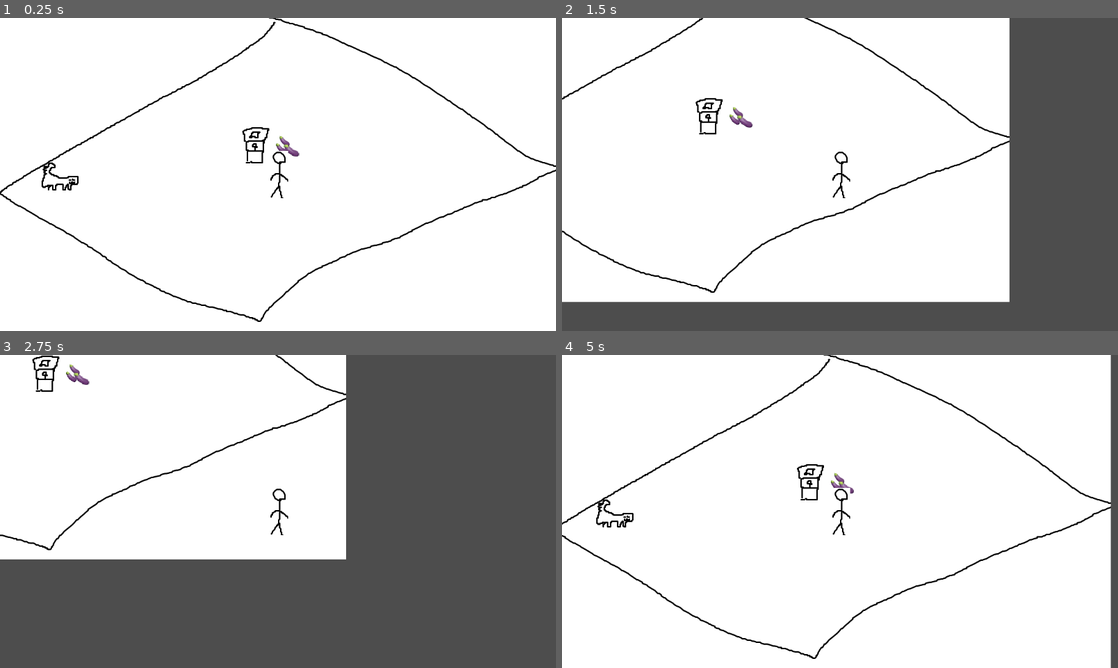
Above: before the commit, frames 1-4 (two rows, left to right).
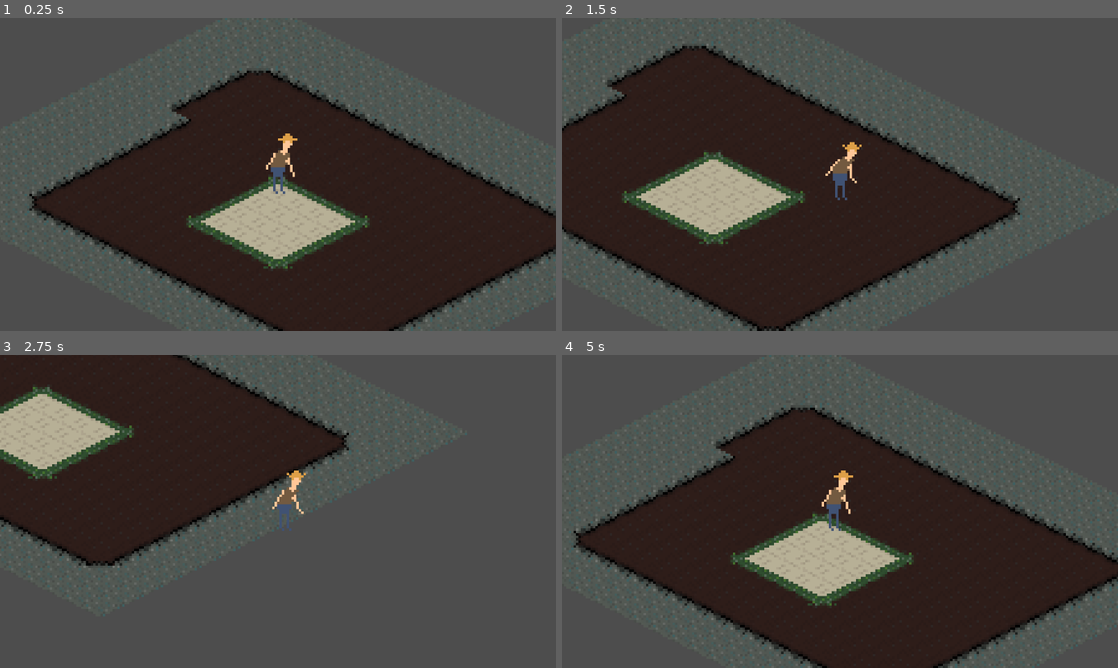
Above: after the commit, the same moments.

Repository: henreedev/final-farm
Game: Godot game, scene res://scenes/main.tscn
The game is run twice, just before and just after one commit, with the same random seed, the same clock (stepped at 60 frames per second) and the same inputs.
Inputs:
- Up to frame 1 (0.25 s): no input
- Up to frame 2 (1.5 s): hold D (Right) 0.53-1.28 s; hold S (Down) from 1.28 s (still down)
- Up to frame 3 (2.75 s): release S (Down) at 2.03 s; hold D (Right) from 2.03 s (still down)
- Up to frame 4 (5 s): release D (Right) at 2.78 s; hold W (Up) 2.78-3.53 s; hold A (Left) from 3.53 s (still down)

The runs differ from the first frame. In frame 1, 100% of the frame differs, in the area x 0-100%, y 0-100%; in frame 2, 75%; in frame 3, 41%; in frame 4, 99%.

Commit message:
add player art, adjust camera

Diff:
--- a/project.godot
+++ b/project.godot
@@ -18,10 +18,8 @@
 [display]
 
 window/stretch/mode="viewport"
+"<<<<<<<HEAD[rendering]textures/canvas_textures/default_texture_filter"=0
 
-[rendering]
-
-textures/canvas_textures/default_texture_filter=0
 [input]
 
 Left={
@@ -48,3 +46,12 @@
 , Object(InputEventKey,"resource_local_to_scene":false,"resource_name":"","device":-1,"window_id":0,"alt_pressed":false …(186 unchanged characters)…
 ]
 }
+
+[physics]
+
+common/physics_jitter_fix=0.0
+common/physics_interpolation=true
+
+[rendering]
+
+textures/canvas_textures/default_texture_filter=0
--- a/scenes/main.tscn
+++ b/scenes/main.tscn
@@ -1,7 +1,7 @@
-[gd_scene load_steps=5 format=3 uid="uid://bxqqm0fji2wwm"]
+[gd_scene load_steps=4 format=3 uid="uid://bxqqm0fji2wwm"]
 
-[ext_resource type="Texture2D" uid="uid://q40sab6e1csr" path="res://resources/placeholder_bg.png" id="1_m2syv"]
-[ext_resource type="PackedScene" uid="uid://bp5jromeq7qtt" path="res://scenes/player/player.tscn" id="2_1vtnu"]
+[ext_resource type="PackedScene" uid="uid://c5dhqb4exnv2r" path="res://scenes/map/map.tscn" id="1_mpqdt"]
+[ext_resource type="PackedScene" uid="uid://cem6gwr7id7u8" path="res://scenes/player/player.tscn" id="2_1vtnu"]
 
 [sub_resource type="GDScript" id="GDScript_8cn2p"]
 script/source = "extends Node2D
@@ -17,23 +17,9 @@
 	pass
 "
 
-[sub_resource type="SpriteFrames" id="SpriteFrames_5d2gu"]
-animations = [{
-"frames": [{
-"duration": 1.0,
-"texture": ExtResource("1_m2syv")
-}],
-"loop": true,
-"name": &"default",
-"speed": 5.0
-}]
-
 [node name="Main" type="Node2D"]
 script = SubResource("GDScript_8cn2p")
 
-[node name="AnimatedSprite2D" type="AnimatedSprite2D" parent="."]
-sprite_frames = SubResource("SpriteFrames_5d2gu")
+[node name="Map" parent="." instance=ExtResource("1_mpqdt")]
 
 [node name="Player" parent="." instance=ExtResource("2_1vtnu")]
-
-[node name="Camera2D" type="Camera2D" parent="Player"]
--- a/scenes/player/player.gd
+++ b/scenes/player/player.gd
@@ -1,7 +1,7 @@
 extends CharacterBody2D
 
 
-const SPEED = 300.0
+const SPEED = 70.0
 
 
 func _physics_process(delta: float) -> void:
--- a/scenes/player/player.tscn
+++ b/scenes/player/player.tscn
@@ -1,46 +1,341 @@
-[gd_scene load_steps=8 format=3 uid="uid://bp5jromeq7qtt"]
+[gd_scene load_steps=42 format=3 uid="uid://cem6gwr7id7u8"]
 
 [ext_resource type="Script" path="res://scenes/player/player.gd" id="1_4cvge"]
-[ext_resource type="Texture2D" uid="uid://0xloa3cnx180" path="res://resources/Untitled.png" id="2_wx2ex"]
-
-[sub_resource type="AtlasTexture" id="AtlasTexture_yd0r7"]
-atlas = ExtResource("2_wx2ex")
-region = Rect2(462, 196, 42, 98)
-
-[sub_resource type="AtlasTexture" id="AtlasTexture_ukj5e"]
-atlas = ExtResource("2_wx2ex")
-region = Rect2(504, 196, 42, 98)
+[ext_resource type="Texture2D" uid="uid://dim6b6vi1leqo" path="res://assets/image/player/mc-legs-spritesheet.png" id="2_v527p"]
+[ext_resource type="Texture2D" uid="uid://bln5p1i8434oy" path="res://assets/image/player/mc-arms-spritesheet.png" id="3_rm0ig"]
+
+[sub_resource type="CapsuleShape2D" id="CapsuleShape2D_aija1"]
+radius = 1.0
+height = 16.0
+
+[sub_resource type="CapsuleShape2D" id="CapsuleShape2D_vc0j8"]
+radius = 2.0
+height = 4.0
+
+[sub_resource type="AtlasTexture" id="AtlasTexture_a6ka1"]
+atlas = ExtResource("2_v527p")
+region = Rect2(0, 0, 32, 32)
+
+[sub_resource type="AtlasTexture" id="AtlasTexture_t6g74"]
+atlas = ExtResource("2_v527p")
+region = Rect2(32, 0, 32, 32)
+
+[sub_resource type="AtlasTexture" id="AtlasTexture_vngc0"]
+atlas = ExtResource("2_v527p")
+region = Rect2(0, 32, 32, 32)
+
+[sub_resource type="AtlasTexture" id="AtlasTexture_m6ruq"]
+atlas = ExtResource("2_v527p")
+region = Rect2(32, 32, 32, 32)
+
+[sub_resource type="AtlasTexture" id="AtlasTexture_wcgb3"]
+atlas = ExtResource("2_v527p")
+region = Rect2(64, 32, 32, 32)
+
+[sub_resource type="AtlasTexture" id="AtlasTexture_m5h2x"]
+atlas = ExtResource("2_v527p")
+region = Rect2(96, 32, 32, 32)
+
+[sub_resource type="AtlasTexture" id="AtlasTexture_t8qon"]
+atlas = ExtResource("2_v527p")
+region = Rect2(0, 64, 32, 32)
+
+[sub_resource type="AtlasTexture" id="AtlasTexture_y5yqc"]
+atlas = ExtResource("2_v527p")
+region = Rect2(32, 64, 32, 32)
+
+[sub_resource type="AtlasTexture" id="AtlasTexture_xgb4i"]
+atlas = ExtResource("2_v527p")
+region = Rect2(64, 64, 32, 32)
+
+[sub_resource type="AtlasTexture" id="AtlasTexture_vmeuy"]
+atlas = ExtResource("2_v527p")
+region = Rect2(96, 64, 32, 32)
+
+[sub_resource type="SpriteFrames" id="SpriteFrames_0iv6x"]
+animations = [{
+"frames": [{
+"duration": 1.0,
+"texture": SubResource("AtlasTexture_a6ka1")
+}, {
+"duration": 1.0,
+"texture": SubResource("AtlasTexture_t6g74")
+}],
+"loop": true,
+"name": &"idle",
+"speed": 2.5
+}, {
+"frames": [{
+"duration": 1.0,
+"texture": SubResource("AtlasTexture_vngc0")
+}, {
+"duration": 1.0,
+"texture": SubResource("AtlasTexture_m6ruq")
+}, {
+"duration": 1.0,
+"texture": SubResource("AtlasTexture_wcgb3")
+}, {
+"duration": 1.0,
+"texture": SubResource("AtlasTexture_m5h2x")
+}],
+"loop": true,
+"name": &"run",
+"speed": 5.0
+}, {
+"frames": [{
+"duration": 1.0,
+"texture": SubResource("AtlasTexture_t8qon")
+}, {
+"duration": 1.0,
+"texture": SubResource("AtlasTexture_y5yqc")
+}, {
+"duration": 1.0,
+"texture": SubResource("AtlasTexture_xgb4i")
+}, {
+"duration": 1.0,
+"texture": SubResource("AtlasTexture_vmeuy")
+}],
+"loop": true,
+"name": &"run_up",
+"speed": 5.0
+}]
+
+[sub_resource type="AtlasTexture" id="AtlasTexture_c6gb1"]
+atlas = ExtResource("3_rm0ig")
+region = Rect2(0, 0, 32, 32)
+
+[sub_resource type="AtlasTexture" id="AtlasTexture_5ueyw"]
+atlas = ExtResource("3_rm0ig")
+region = Rect2(32, 0, 32, 32)
+
+[sub_resource type="AtlasTexture" id="AtlasTexture_ykenr"]
+atlas = ExtResource("3_rm0ig")
+region = Rect2(64, 0, 32, 32)
+
+[sub_resource type="AtlasTexture" id="AtlasTexture_c8vxc"]
+atlas = ExtResource("3_rm0ig")
+region = Rect2(96, 0, 32, 32)
+
+[sub_resource type="AtlasTexture" id="AtlasTexture_rk6ar"]
+atlas = ExtResource("3_rm0ig")
+region = Rect2(0, 0, 32, 32)
+
+[sub_resource type="AtlasTexture" id="AtlasTexture_0dtnw"]
+atlas = ExtResource("3_rm0ig")
+region = Rect2(32, 0, 32, 32)
+
+[sub_resource type="AtlasTexture" id="AtlasTexture_v0tvd"]
+atlas = ExtResource("3_rm0ig")
+region = Rect2(64, 0, 32, 32)
+
+[sub_resource type="AtlasTexture" id="AtlasTexture_mwfjs"]
+atlas = ExtResource("3_rm0ig")
+region = Rect2(96, 0, 32, 32)
+
+[sub_resource type="AtlasTexture" id="AtlasTexture_akfmy"]
+atlas = ExtResource("3_rm0ig")
+region = Rect2(0, 32, 32, 32)
+
+[sub_resource type="AtlasTexture" id="AtlasTexture_d1hsy"]
+atlas = ExtResource("3_rm0ig")
+region = Rect2(0, 64, 32, 32)
+
+[sub_resource type="AtlasTexture" id="AtlasTexture_32ykl"]
+atlas = ExtResource("3_rm0ig")
+region = Rect2(0, 160, 32, 32)
+
+[sub_resource type="AtlasTexture" id="AtlasTexture_1njo3"]
+atlas = ExtResource("3_rm0ig")
+region = Rect2(32, 160, 32, 32)
+
+[sub_resource type="AtlasTexture" id="AtlasTexture_nasvi"]
+atlas = ExtResource("3_rm0ig")
+region = Rect2(64, 160, 32, 32)
+
+[sub_resource type="AtlasTexture" id="AtlasTexture_uwmbv"]
+atlas = ExtResource("3_rm0ig")
+region = Rect2(96, 160, 32, 32)
+
+[sub_resource type="AtlasTexture" id="AtlasTexture_8thol"]
+atlas = ExtResource("3_rm0ig")
+region = Rect2(128, 160, 32, 32)
+
+[sub_resource type="AtlasTexture" id="AtlasTexture_0b1tu"]
+atlas = ExtResource("3_rm0ig")
+region = Rect2(0, 128, 32, 32)
+
+[sub_resource type="AtlasTexture" id="AtlasTexture_s6fu0"]
+atlas = ExtResource("3_rm0ig")
+region = Rect2(32, 128, 32, 32)
+
+[sub_resource type="AtlasTexture" id="AtlasTexture_3bx3b"]
+atlas = ExtResource("3_rm0ig")
+region = Rect2(0, 96, 32, 32)
+
+[sub_resource type="AtlasTexture" id="AtlasTexture_wusr1"]
+atlas = ExtResource("3_rm0ig")
+region = Rect2(32, 96, 32, 32)
+
+[sub_resource type="AtlasTexture" id="AtlasTexture_qau6t"]
+atlas = ExtResource("3_rm0ig")
+region = Rect2(64, 96, 32, 32)
+
+[sub_resource type="AtlasTexture" id="AtlasTexture_ujn5f"]
+atlas = ExtResource("3_rm0ig")
+region = Rect2(96, 96, 32, 32)
+
+[sub_resource type="AtlasTexture" id="AtlasTexture_enx4o"]
+atlas = ExtResource("3_rm0ig")
+region = Rect2(128, 96, 32, 32)
+
+[sub_resource type="AtlasTexture" id="AtlasTexture_5ihui"]
+atlas = ExtResource("3_rm0ig")
+region = Rect2(160, 96, 32, 32)
+
+[sub_resource type="AtlasTexture" id="AtlasTexture_kk8va"]
+atlas = ExtResource("3_rm0ig")
+region = Rect2(192, 96, 32, 32)
 
 [sub_resource type="SpriteFrames" id="SpriteFrames_0tehu"]
 animations = [{
 "frames": [{
 "duration": 1.0,
-"texture": SubResource("AtlasTexture_yd0r7")
-}, {
-"duration": 1.0,
-"texture": SubResource("AtlasTexture_ukj5e")
-}],
-"loop": true,
-"name": &"default",
+"texture": SubResource("AtlasTexture_c6gb1")
+}, {
+"duration": 1.0,
+"texture": SubResource("AtlasTexture_5ueyw")
+}, {
+"duration": 1.0,
+"texture": SubResource("AtlasTexture_ykenr")
+}, {
+"duration": 1.0,
+"texture": SubResource("AtlasTexture_c8vxc")
+}],
+"loop": true,
+"name": &"idle",
 "speed": 5.0
+}, {
+"frames": [{
+"duration": 1.0,
+"texture": SubResource("AtlasTexture_rk6ar")
+}, {
+"duration": 1.0,
+"texture": SubResource("AtlasTexture_0dtnw")
+}, {
+"duration": 1.0,
+"texture": SubResource("AtlasTexture_v0tvd")
+}, {
+"duration": 1.0,
+"texture": SubResource("AtlasTexture_mwfjs")
+}],
+"loop": true,
+"name": &"run",
+"speed": 10.0
+}, {
+"frames": [{
+"duration": 1.0,
+"texture": SubResource("AtlasTexture_akfmy")
+}],
+"loop": false,
+"name": &"swing",
+"speed": 1.0
+}, {
+"frames": [{
+"duration": 1.0,
+"texture": SubResource("AtlasTexture_d1hsy")
+}],
+"loop": false,
+"name": &"swing_top",
+"speed": 1.0
+}, {
+"frames": [{
+"duration": 1.0,
+"texture": SubResource("AtlasTexture_32ykl")
+}, {
+"duration": 1.0,
+"texture": SubResource("AtlasTexture_1njo3")
+}, {
+"duration": 1.0,
+"texture": SubResource("AtlasTexture_nasvi")
+}, {
+"duration": 1.0,
+"texture": SubResource("AtlasTexture_uwmbv")
+}, {
+"duration": 1.0,
+"texture": SubResource("AtlasTexture_8thol")
+}],
+"loop": false,
+"name": &"throw",
+"speed": 10.0
+}, {
+"frames": [{
+"duration": 1.0,
+"texture": SubResource("AtlasTexture_0b1tu")
+}, {
+"duration": 1.0,
+"texture": SubResource("AtlasTexture_s6fu0")
+}],
+"loop": true,
+"name": &"throw_hold",
+"speed": 10.0
+}, {
+"frames": [{
+"duration": 1.0,
+"texture": SubResource("AtlasTexture_3bx3b")
+}, {
+"duration": 1.0,
+"texture": SubResource("AtlasTexture_wusr1")
+}, {
+"duration": 1.0,
+"texture": SubResource("AtlasTexture_qau6t")
+}, {
+"duration": 1.0,
+"texture": SubResource("AtlasTexture_ujn5f")
+}, {
+"duration": 1.0,
+"texture": SubResource("AtlasTexture_enx4o")
+}, {
+"duration": 1.0,
+"texture": SubResource("AtlasTexture_5ihui")
+}, {
+"duration": 1.0,
+"texture": SubResource("AtlasTexture_kk8va")
+}],
+"loop": false,
+"name": &"throw_windup",
+"speed": 10.0
 }]
-
-[sub_resource type="CapsuleShape2D" id="CapsuleShape2D_aija1"]
-
-[sub_resource type="CapsuleShape2D" id="CapsuleShape2D_vc0j8"]
 
 [node name="Player" type="CharacterBody2D"]
 motion_mode = 1
 script = ExtResource("1_4cvge")
 
-[node name="AnimatedSprite2D" type="AnimatedSprite2D" parent="."]
-sprite_frames = SubResource("SpriteFrames_0tehu")
-frame_progress = 0.196731
-
-[node name="Area2D" type="Area2D" parent="AnimatedSprite2D"]
-
-[node name="PlayerHitbox" type="CollisionShape2D" parent="AnimatedSprite2D/Area2D"]
+[node name="Area2D" type="Area2D" parent="."]
+
+[node name="PlayerHitbox" type="CollisionShape2D" parent="Area2D"]
+position = Vector2(0, -7.985)
 shape = SubResource("CapsuleShape2D_aija1")
 
 [node name="PlayerCollision" type="CollisionShape2D" parent="."]
 shape = SubResource("CapsuleShape2D_vc0j8")
+
+[node name="Bot" type="AnimatedSprite2D" parent="."]
+sprite_frames = SubResource("SpriteFrames_0iv6x")
+animation = &"idle"
+autoplay = "idle"
+frame_progress = 0.788465
+offset = Vector2(0, -16)
+
+[node name="Top" type="AnimatedSprite2D" parent="."]
+sprite_frames = SubResource("SpriteFrames_0tehu")
+animation = &"idle"
+autoplay = "idle"
+frame_progress = 0.394152
+offset = Vector2(0, -16)
+
+[node name="Camera2D" type="Camera2D" parent="."]
+physics_interpolation_mode = 1
+offset = Vector2(0, -8)
+zoom = Vector2(5, 5)
+position_smoothing_enabled = true
+position_smoothing_speed = 10.0
Binary file added: assets/image/items/eggplant-seeds.png
Not shown, added: assets/image/items/eggplant-seeds.png.import
Binary file added: assets/image/items/hoe.png
Not shown, added: assets/image/items/hoe.png.import
Binary file added: assets/image/player/mc-arms-spritesheet.png
Not shown, added: assets/image/player/mc-arms-spritesheet.png.import
Binary file added: assets/image/player/mc-legs-spritesheet.png
Not shown, added: assets/image/player/mc-legs-spritesheet.png.import
